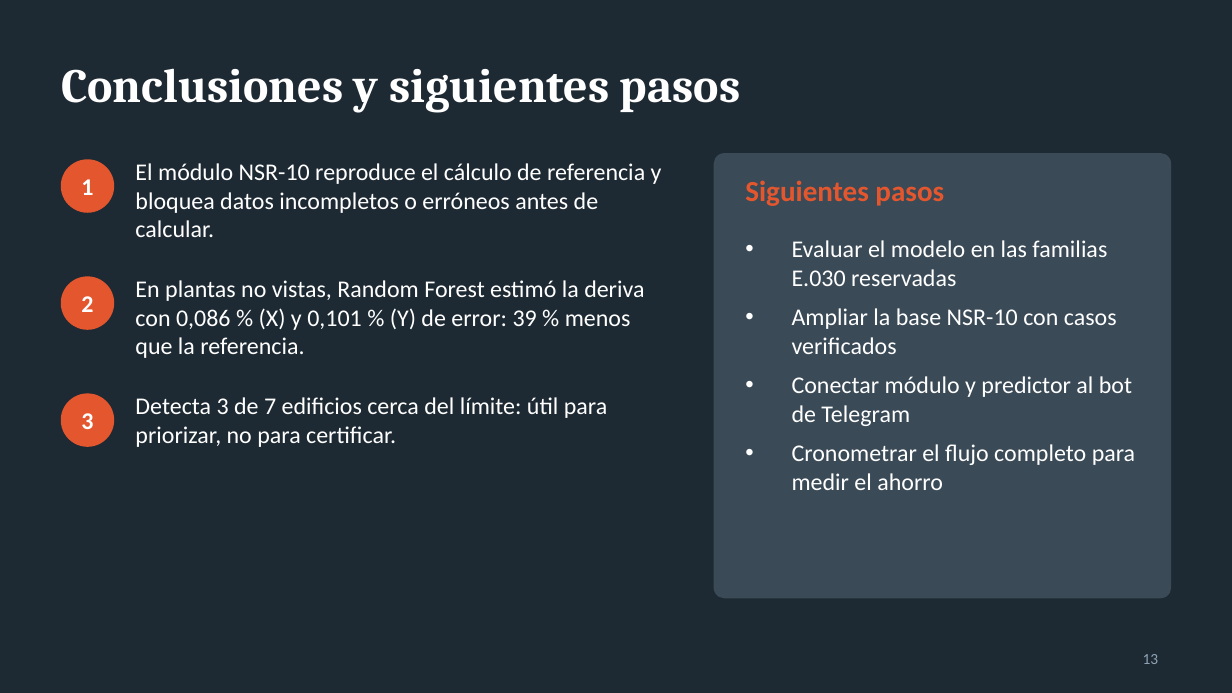
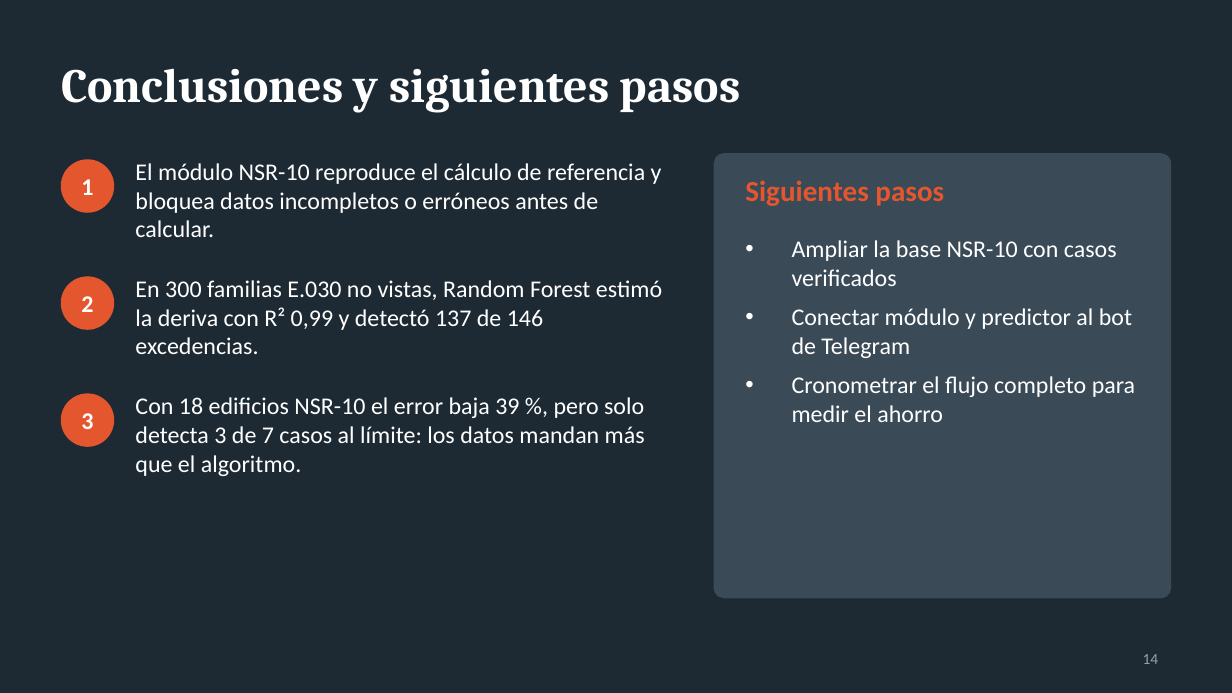
Before and after one commit to nexo-sismico/Nexo_simico_colab, a slide deck: slide 14 of 04 Entregables/Presentacion/Presentacion_Nexo_Sismico.pptx (slide 13 before the commit). Drawn at 1232x693 pixels with LibreOffice and Linux fonts; fonts in the diff are those of the drawing. Boxes give left, top, right and bottom in pixels: in the first picture for what was removed or moved away, otherwise in the second. Text is boxed around its words. In the diff, an @@ line names an element or a change of style, - is before the commit and + after.

```diff
--- a/04 Entregables/Presentacion/Presentacion_Nexo_Sismico.pptx
+++ b/04 Entregables/Presentacion/Presentacion_Nexo_Sismico.pptx
@@ text at (792,240,1107,286): paragraph removed @@
-• Evaluar el modelo en las familias E.030 reservadas
@@ text at (135,280,662,354): text changed @@
-En plantas no vistas, Random Forest estimó la deriva con 0,086 % (X) y 0,101 % (Y) de error: 39 % menos que la referencia.
+En 300 familias E.030 no vistas, Random Forest estimó la deriva con R² 0,99 y detectó 137 de 146 excedencias.
@@ text at (135,397,645,476): text changed @@
-Detecta 3 de 7 edificios cerca del límite: útil para priorizar, no para certificar.
+Con 18 edificios NSR-10 el error baja 39 %, pero solo detecta 3 de 7 casos al límite: los datos mandan más que el algoritmo.
@@ page number at (1143,654,1159,664): text changed @@
-13
+14
```
Also in this commit, not shown: 7 other slides changed, 1 slide added, 20 other files.
